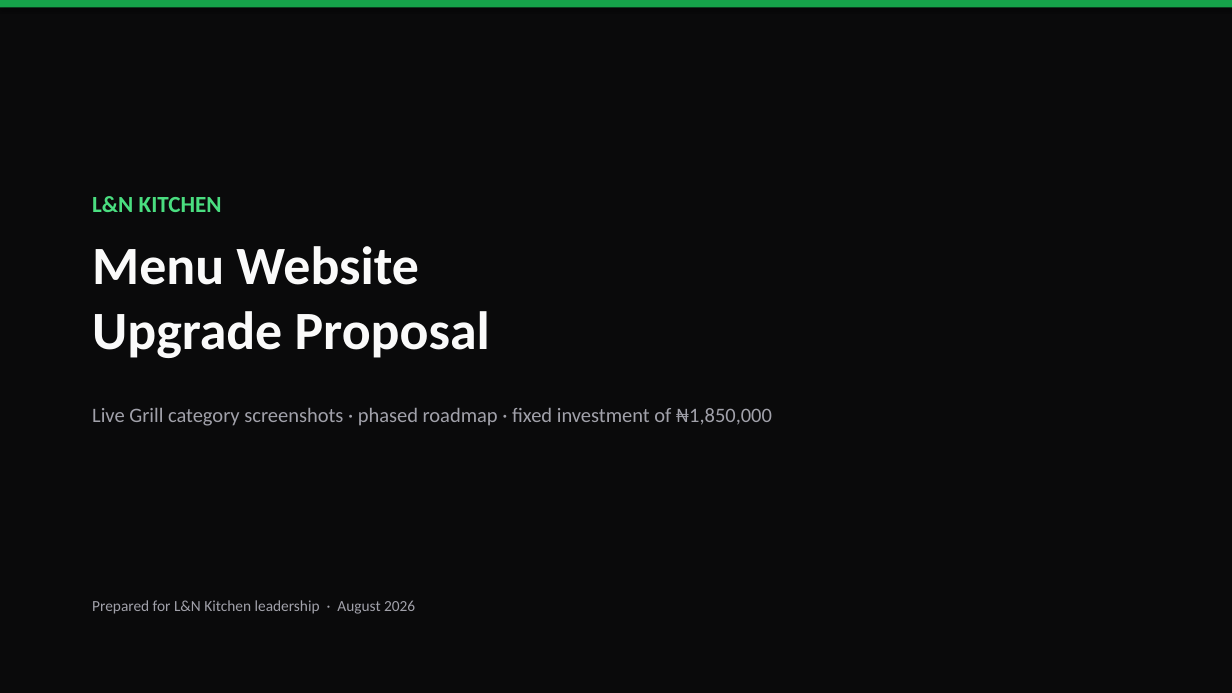
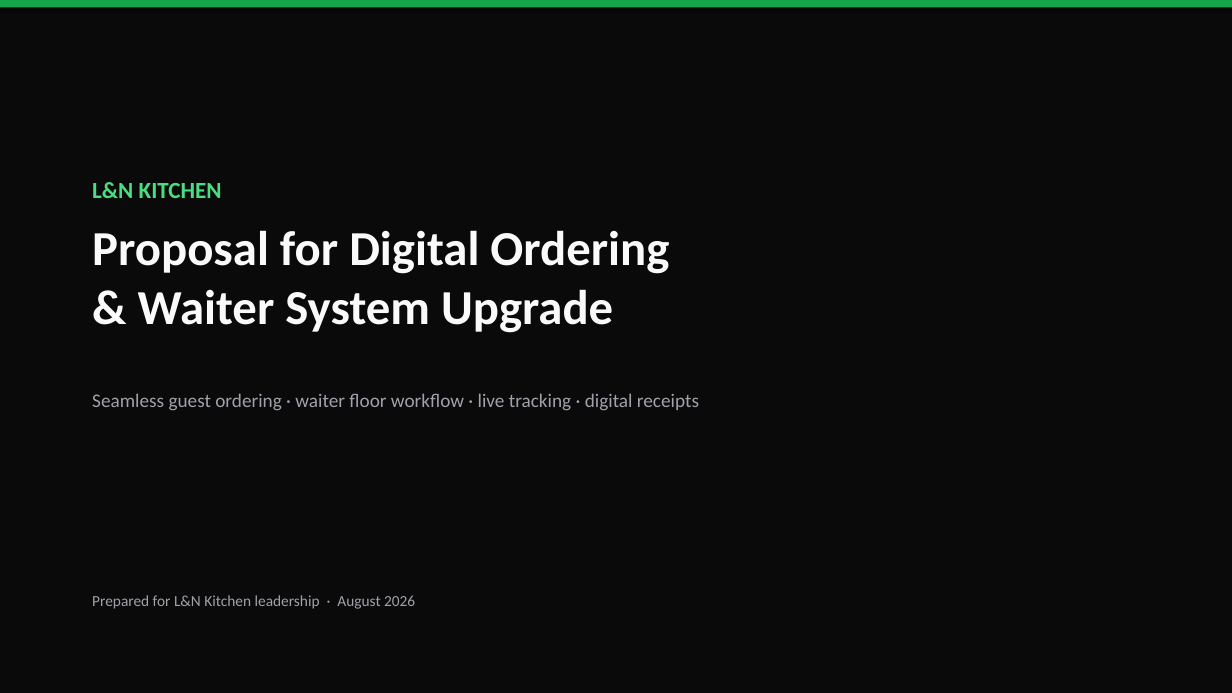
Before and after one commit to Al-ameenkc/l_and_n_kitchen, a slide deck: slide 1 of L_and_N_Menu_Website_Upgrade_Proposal.pptx. Drawn at 1232x693 pixels with LibreOffice and Linux fonts; fonts in the diff are those of the drawing. Boxes give left, top, right and bottom in pixels: in the first picture for what was removed or moved away, otherwise in the second. Text is boxed around its words. In the diff, an @@ line names an element or a change of style, - is before the commit and + after.

Commit message:
Add category landing, wheel scrolling, and waiter proposal receipts.
Guests pick a category before the menu and scroll dish cards, while waiters can propose extras that admin accepts onto numbered receipts. My Orders older than 24 hours are cleared, and the upgrade proposal now includes the waiter calling devices.

```diff
--- a/L_and_N_Menu_Website_Upgrade_Proposal.pptx
+++ b/L_and_N_Menu_Website_Upgrade_Proposal.pptx
@@ text "L&N KITCHEN": place and size @@
-text "L&N KITCHEN" at <box>92,196,222,212</box>
+text "L&N KITCHEN" at <box>92,182,222,198</box>
@@ text at <box>92,230,669,333</box>: text changed; size 42 to 38 pt @@
-Menu Website
-Upgrade Proposal
+Proposal for Digital Ordering
+& Waiter System Upgrade
@@ text at <box>92,393,699,411</box>: text changed; size 16 to 15 pt @@
-Live Grill category screenshots · phased roadmap · fixed investment of ₦1,850,000
+Seamless guest ordering · waiter floor workflow · live tracking · digital receipts
@@ text "Prepared for L&N Kitchen leadership ...": place and size @@
-text "Prepared for L&N Kitchen leadership ..." at <box>92,600,415,614</box>
+text "Prepared for L&N Kitchen leadership ..." at <box>92,595,415,609</box>
```
Also in this commit, not shown: 16 slides added, 13 slides removed, 20 other files.
